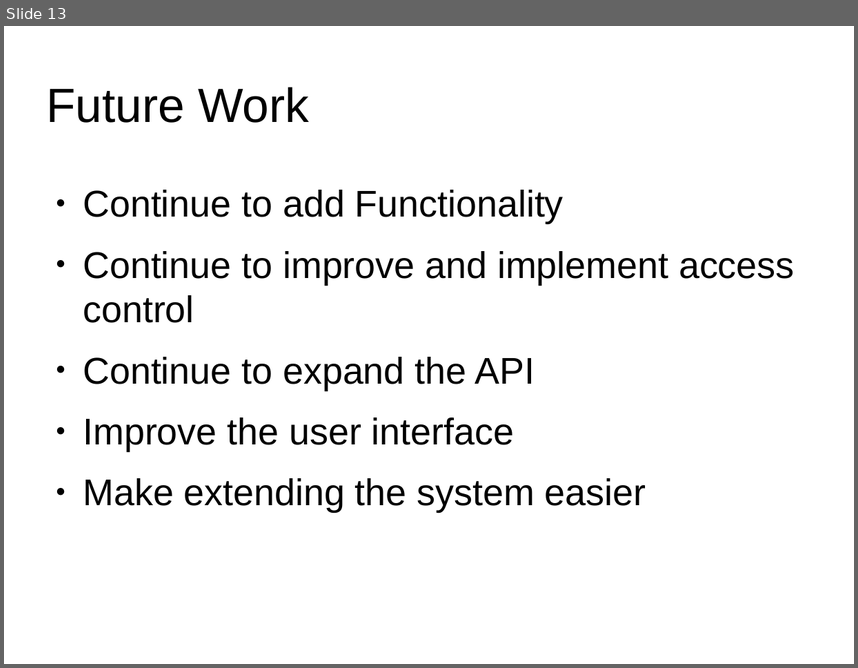
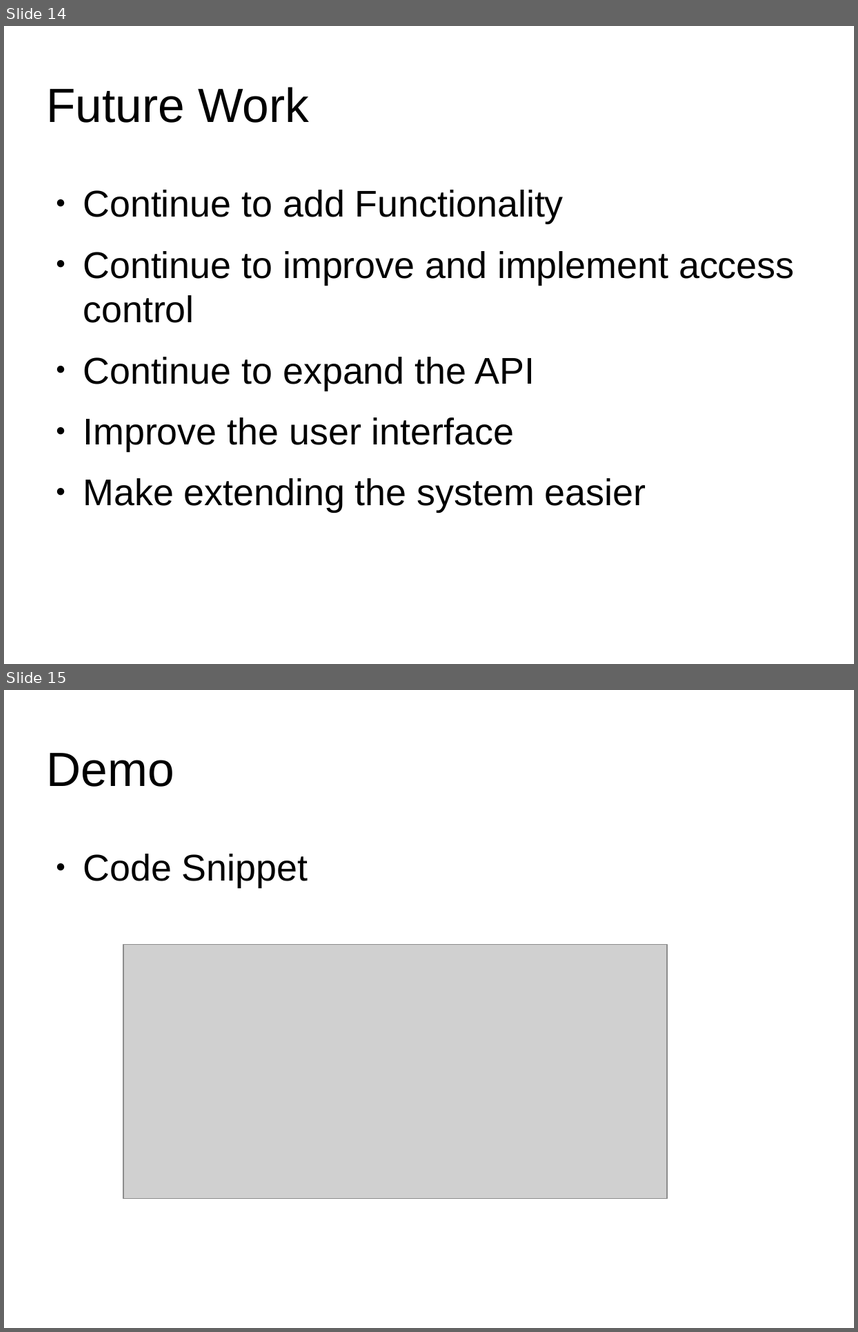
Before and after one commit to 0xCafeDude/crossPlatformAlternativeHomeOS, a slide deck: presentation/presentation.odp. Shown one above the other, each under a label of ours: slide 13 before the commit, slides 14 and 15 after it. The pictures are 858x668 and 858x1332 pixels, drawn with LibreOffice and Linux fonts; fonts in the diff are those of the drawing; grey boxes stand for pictures; background and template pictures are left out. Boxes give left, top, right and bottom in pixels: in the first picture for what was removed or moved away, otherwise in the second. Text is boxed around its words. In the diff, an @@ line names an element or a change of style, - is before the commit and + after.

```diff
--- a/presentation/presentation.odp
+++ b/presentation/presentation.odp
@@ slide 15 added at box(4, 690, 854, 1328), background #FFFFFF @@
@@ title added at box(47, 753, 174, 787), 44.8 pt, text #000000 @@
+Demo
@@ text added at box(83, 854, 308, 887), 34.7 pt, text #000000 @@
+● Code Snippet
@@ picture added at box(123, 945, 667, 1199) @@
@@ what was slide 13 is now slide 14 @@
```
Also in this commit, not shown: 1 other slide added, 3 other files.
